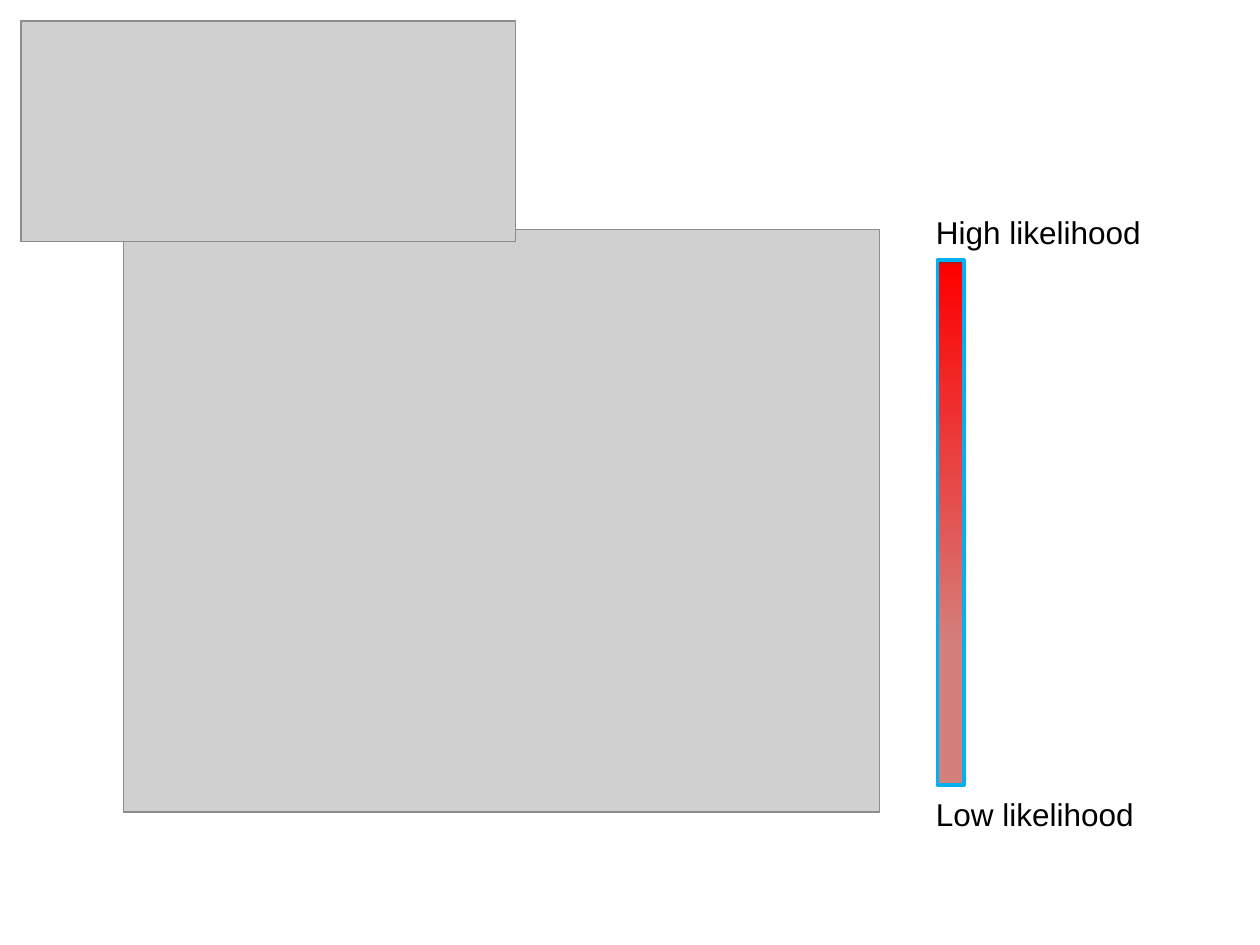
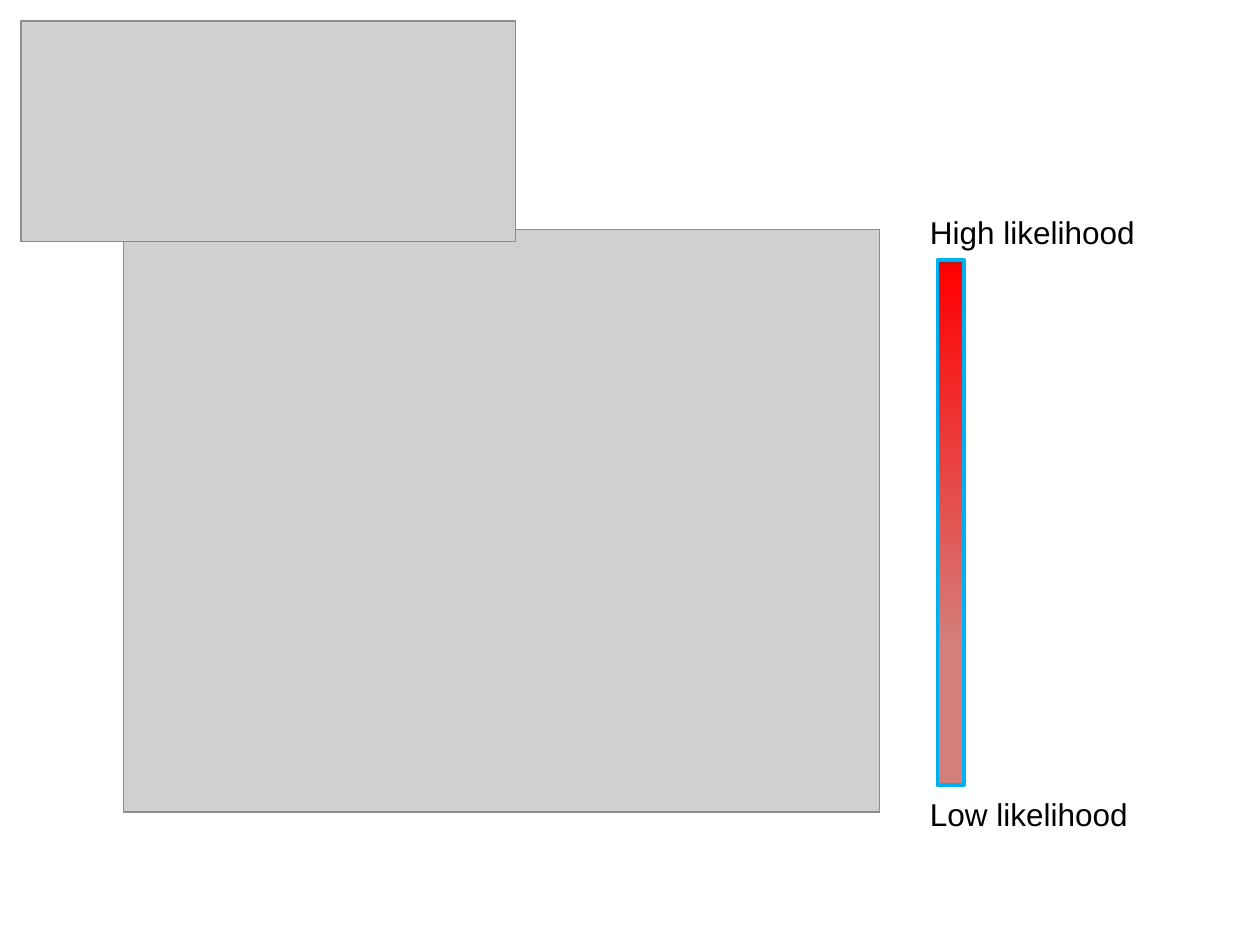
Before and after one commit to gfanti/anonymous-social-networks, a slide deck: slide 7 of presentation/presentation.pptx. Drawn at 1260x945 pixels with LibreOffice and Linux fonts; fonts in the diff are those of the drawing; grey boxes stand for pictures. Boxes give left, top, right and bottom in pixels: in the first picture for what was removed or moved away, otherwise in the second. Text is boxed around its words. In the diff, an @@ line names an element or a change of style, - is before the commit and + after.

```diff
--- a/presentation/presentation.pptx
+++ b/presentation/presentation.pptx
@@ text "High likelihood": place and size @@
-text "High likelihood" at box(936, 221, 1140, 250)
+text "High likelihood" at box(930, 221, 1134, 250)
@@ text "Low likelihood": place and size @@
-text "Low likelihood" at box(936, 803, 1133, 827)
+text "Low likelihood" at box(930, 803, 1127, 827)
```
Also in this commit, not shown: 9 other slides changed, 5 slides added, 2 slides removed.
